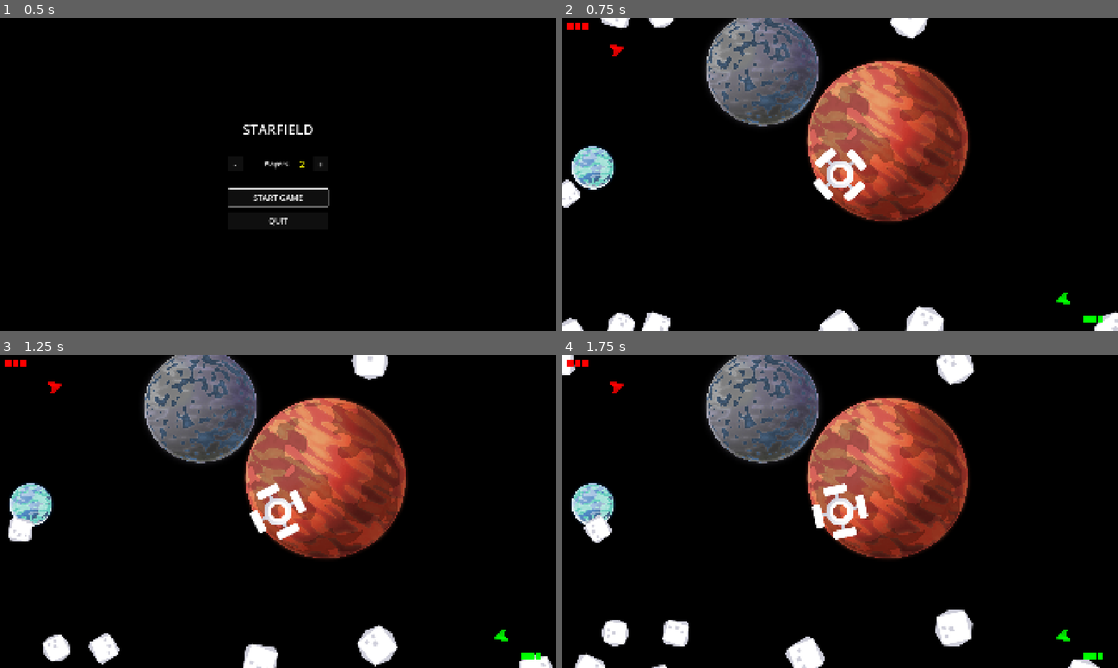
Above: before the commit, frames 1-4 (two rows, left to right).
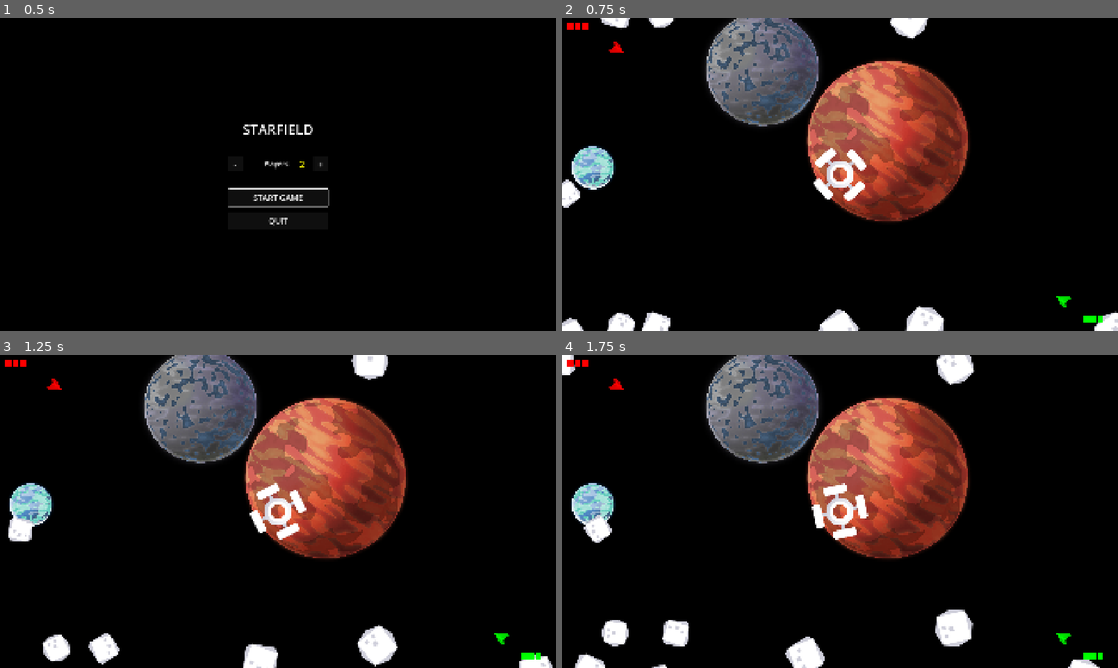
Above: after the commit, the same moments.

Repository: Teeohbee/CelestialMeadow
Game: Godot game, scene res://menu.tscn
Same seed, same stepped clock (60 frames per second), same inputs: the game is played once before the commit and once after it.
Inputs:
- Up to frame 1 (0.5 s): no input
- Up to frame 2 (0.75 s): click "START GAME" at 0.5 s
- Up to frame 3 (1.25 s): no input
- Up to frame 4 (1.75 s): no input

Frame 1 is identical in both runs. In frame 2, 0.1% of the frame differs, in the area x 8-92%, y 7-93%; in frame 3, 0.1%; in frame 4, 0.1%.

Commit message:
Revert to original rotation logic, add special case for center spawns
Keep the original working logic for corner players (x > 0.5 = 180°).
Add special handling for center positions (x == 0.5):
- Top center (y < 0.5): 90° to face down
- Bottom center (y > 0.5): -90° to face up

Diff:
--- a/player.gd
+++ b/player.gd
@@ -67,16 +67,16 @@
 	$Ship.set_self_modulate(GameConfig.PLAYER_COLORS[player_number])
 
 func set_ship_starting_rotation():
-	# Calculate angle toward center of screen (0.5, 0.5)
-	var center = Vector2(0.5, 0.5)
-	var direction_to_center = center - starting_position
-	var angle_to_center = direction_to_center.angle()
+	# Original logic that works for corners
+	if starting_position.x > 0.5:
+		rotation_degrees = 180
+	# New logic for center positions
+	elif starting_position.x == 0.5:
+		if starting_position.y < 0.5:
+			rotation_degrees = 90  # Top center faces down
+		else:
+			rotation_degrees = -90  # Bottom center faces up
 
-	# Ship sprite is rotated 90 degrees (1.5708 radians) in the scene
-	# So we need to subtract that offset
-	rotation = angle_to_center - PI/2
-
-	# Apply additional rotation adjustment for variety
 	rotation_degrees += GameConfig.PLAYER_ROTATION_ADJUSTMENTS[player_number]
 
 func destroy():
